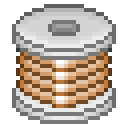
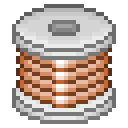
Two versions of the same layered image (128×128). Layer-by-layer changes:
hid "Copper new" over [16, 48, 112, 108]
showed "Copper" over [16, 48, 112, 108]
showed "Steel" over [16, 48, 112, 108]
